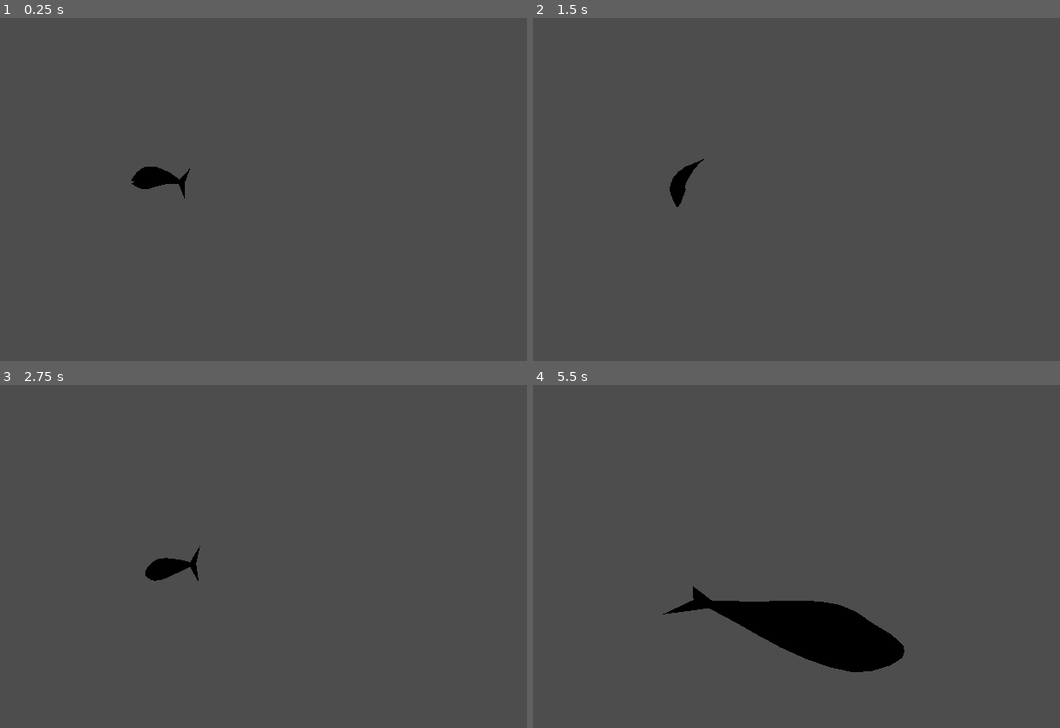
Above: before the commit, frames 1-4 (two rows, left to right).
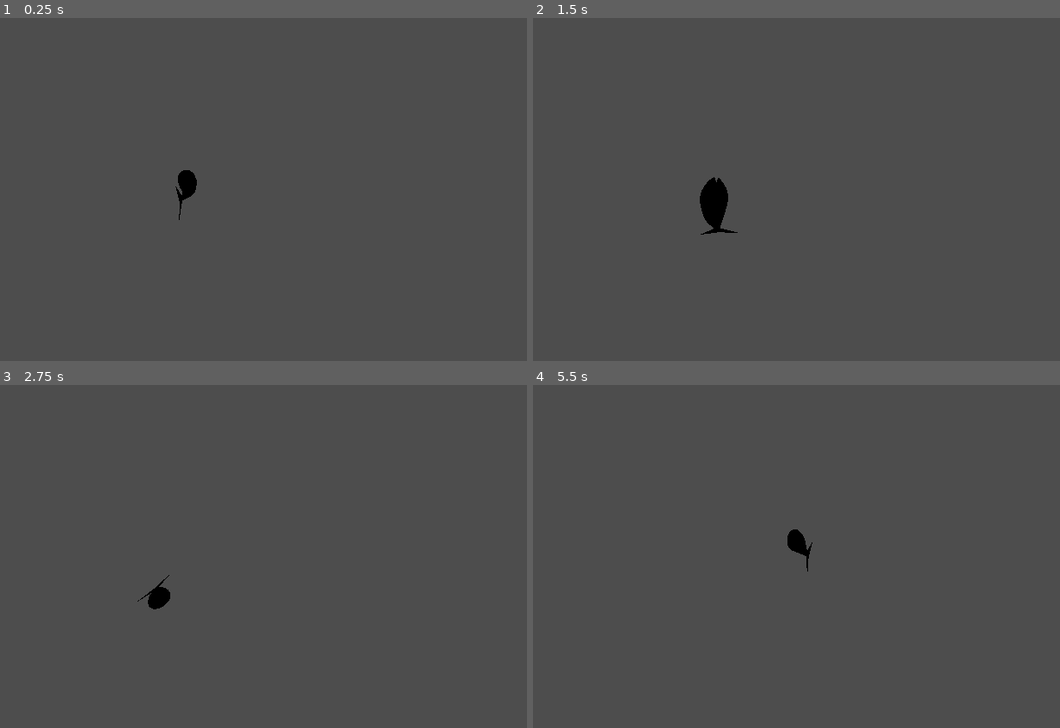
Above: after the commit, the same moments.

Repository: Zwky26/fishGame
Game: Godot game, scene res://fish_test.tscn
Two runs of this game, one before a commit and one after it. Both use one fixed random seed, a clock stepped at 60 frames per second and the inputs below.
Inputs (mouse positions are in pixels of both pictures, inside the frame that each line leads up to):
- Up to frame 1 (0.25 s): no input
- Up to frame 2 (1.5 s): move the mouse to (870, 148) at 0.52 s; hold Right (ui_right) 0.53-1.28 s; hold Space (jump) 0.53-1.28 s; move the mouse to (580, 186) at 1.27 s; hold Down (ui_down) from 1.28 s (still down); tap Space (jump) at 1.35 s
- Up to frame 3 (2.75 s): tap Space (jump) at 1.52, 1.82 s; tap Enter at 2 s; move the mouse to (252, 450) at 2.02 s; release Down (ui_down) at 2.03 s; hold Right (ui_right) from 2.03 s (still down); hold Space (jump) from 2.03 s (still down)
- Up to frame 4 (5.5 s): move the mouse to (680, 611) at 2.77 s; release Right (ui_right) at 2.78 s; release Space (jump) at 2.78 s; hold Up (ui_up) 2.78-3.53 s; tap Space (jump) at 2.85, 3.02, 3.32, 4.35, 4.52, 4.82 s; move the mouse to (922, 594) at 3.52 s; hold Space (jump) 3.53-4.28 s; hold Left (ui_left) 3.53-5.03 s; move the mouse to (outside the picture) at 4.27 s; move the mouse to (749, 535) at 5.02 s; hold Down (ui_down) from 5.03 s (still down); hold Space (jump) from 5.03 s (still down)

The runs differ from the first frame. In frame 1, 0.6% of the frame differs, in the area x 24-38%, y 43-59%; in frame 2, 0.9%; in frame 3, 0.7%; in frame 4, 5.0%, in the area x 24-71%, y 42-84%.

Commit message:
worked on fish movement

Diff:
--- a/fish_test.gd
+++ b/fish_test.gd
@@ -2,10 +2,12 @@
 
 
 @export var JUMP_VELOCITY = 200
-@export var ACCELERATION = 4.0
+@export var ACCELERATION = 2.0
 @export var mouse_sens = 0.05
 @export var weight = 10.0
 @export var traction = 2.0
+@export var flop_velocity = 10.0
+@export var max_forward_velocity = 100.0
 
 # Get the gravity from the project settings to be synced with RigidBody nodes.
 var gravity = ProjectSettings.get_setting("physics/3d/default_gravity")
@@ -16,7 +18,8 @@
 #@onready var anim_tree = $fish/AnimationTree
 #@onready var anim_state = $fish/AnimationTree.get("parameters/playback")
 @onready var anim_player = $fish/AnimationPlayer
-
+@onready var collisionBox = $CollisionShape3D
+@onready var downRayCast = $RayCast3D
 
 func _physics_process(delta):
 	velocity.y += -gravity * delta * 20
@@ -27,9 +30,11 @@
 	move_and_slide()
 
 func get_move_input(delta):
-	var input = Input.get_vector("ui_left", "ui_right", "ui_up", "ui_down")
-	var dir = Vector3(input.x, 0, input.y).rotated(Vector3.UP, spring_arm.rotation.y)
-	velocity += ACCELERATION * dir
+	if !is_on_floor():
+		var input = Input.get_vector("ui_left", "ui_right", "ui_up", "ui_down")
+		var dir = Vector3(input.x, 0, input.y).rotated(Vector3.UP, spring_arm.rotation.y)
+		if velocity.dot(dir.normalized()) <= max_forward_velocity:
+			velocity += ACCELERATION * dir
 	if is_on_floor():
 		var friction = -1 * velocity.normalized() * traction
 		if (velocity - friction).normalized() == -1 * velocity.normalized():
@@ -41,8 +46,15 @@
 func _unhandled_input(event):
 	if event is InputEventMouseMotion:
 		spring_arm.rotation.x -= event.relative.y * mouse_sens
-		spring_arm.rotation_degrees.x = clamp(spring_arm.rotation_degrees.x, -90, 30)
 		spring_arm.rotation.y -= event.relative.x * mouse_sens
+		model.rotation.x -= event.relative.y * mouse_sens
+		model.rotation.y -= event.relative.x * mouse_sens
+		collisionBox.rotation.x -= event.relative.y * mouse_sens
+		collisionBox.rotation.y -= event.relative.x * mouse_sens
 	if event.is_action_pressed("jump"):
-		if is_on_floor():
-			velocity.y += JUMP_VELOCITY
+		if is_on_floor() or (downRayCast.get_collider() != null):
+			var input = Input.get_vector("ui_left", "ui_right", "ui_up", "ui_down")
+			var dir = Vector3(input.x, 0, input.y).rotated(Vector3.UP, spring_arm.rotation.y)
+			if velocity.dot(dir.normalized()) <= max_forward_velocity:
+				velocity += flop_velocity * dir
+			velocity.y = JUMP_VELOCITY
--- a/fish_test.tscn
+++ b/fish_test.tscn
@@ -9,14 +9,18 @@
 script = ExtResource("1_j6gnj")
 
 [node name="fish" parent="." instance=ExtResource("2_xk8lv")]
-transform = Transform3D(1, 0, 0, 0, -4.37114e-08, 1, 0, -1, -4.37114e-08, 0, 1.55675, -4.83525)
-
-[node name="CollisionShape3D" type="CollisionShape3D" parent="."]
-transform = Transform3D(1.89404e-13, 3.49709e-07, 8, 7.9996, -0.0802841, 3.50932e-09, 0.0802841, 7.9996, -3.49691e-07, 0, 0, 0)
-shape = SubResource("CapsuleShape3D_sh1jt")
+transform = Transform3D(-4.37114e-08, -1, -4.37114e-08, 0, -4.37114e-08, 1, -1, 4.37114e-08, 1.91069e-15, -9.06761, 1.55675, 3.7559)
 
 [node name="SpringArm3D" type="SpringArm3D" parent="."]
-transform = Transform3D(-0.999943, 0.0034903, -0.0100947, 0, 0.945103, 0.326773, 0.0106811, 0.326754, -0.945049, -1.46944, 4.65081, 0)
+transform = Transform3D(1, 0, 0, 0, 0.944949, 0.327218, 0, -0.327218, 0.944949, -0.00527692, 4.65081, 0)
 spring_length = 50.0
 
 [node name="Camera3D" type="Camera3D" parent="SpringArm3D"]
+
+[node name="CollisionShape3D" type="CollisionShape3D" parent="."]
+transform = Transform3D(1.71962e-14, 3.93403e-07, 9, 9, -3.93403e-07, 0, 3.93403e-07, 9, -3.93403e-07, 0, 0, 0)
+shape = SubResource("CapsuleShape3D_sh1jt")
+
+[node name="RayCast3D" type="RayCast3D" parent="."]
+transform = Transform3D(1, 0, 0, 0, 1, 0, 0, 0, 1, 0, 0, 0)
+target_position = Vector3(0, -15, 0)
--- a/scenes/fish.tscn
+++ b/scenes/fish.tscn
@@ -5,6 +5,6 @@
 [node name="fish" instance=ExtResource("1_f4phb")]
 
 [node name="Skeleton3D" parent="Armature" index="0"]
-bones/0/rotation = Quaternion(-0.193979, -0.321833, -0.470236, 0.798545)
-bones/1/rotation = Quaternion(-0.15042, 0.0717009, -0.207656, 0.963904)
-bones/2/rotation = Quaternion(-0.131019, 0.00524169, -0.239818, 0.961922)
+bones/0/rotation = Quaternion(-0.228113, -0.298196, -0.6479, 0.662774)
+bones/1/rotation = Quaternion(-0.0265719, 0.0714146, 0.020457, 0.996883)
+bones/2/rotation = Quaternion(-0.0224303, -0.00659185, -0.00532684, 0.999712)
--- a/scenes/test_scene.tscn
+++ b/scenes/test_scene.tscn
@@ -16,7 +16,7 @@
 environment = SubResource("Environment_f0u32")
 
 [node name="MeshInstance3D" type="MeshInstance3D" parent="."]
-transform = Transform3D(1000, 0, 0, 0, 1, 0, 0, 0, 1000, 0, 0, 0)
+transform = Transform3D(10000, 0, 0, 0, 10, 0, 0, 0, 10000, 0, 0, 0)
 mesh = SubResource("BoxMesh_gobuw")
 
 [node name="StaticBody3D" type="StaticBody3D" parent="MeshInstance3D"]
